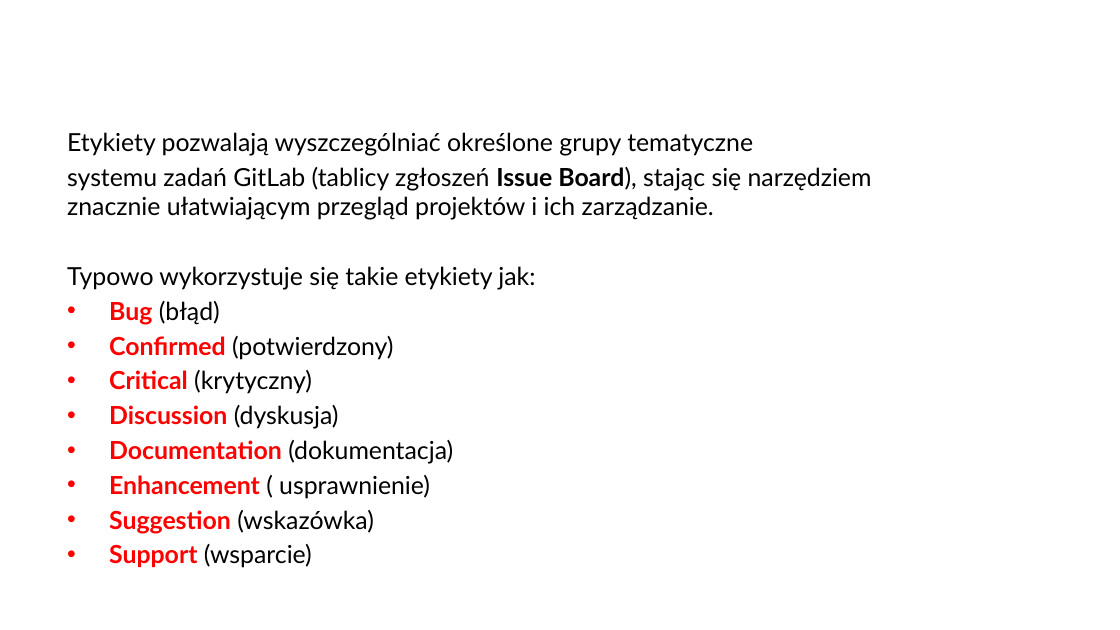
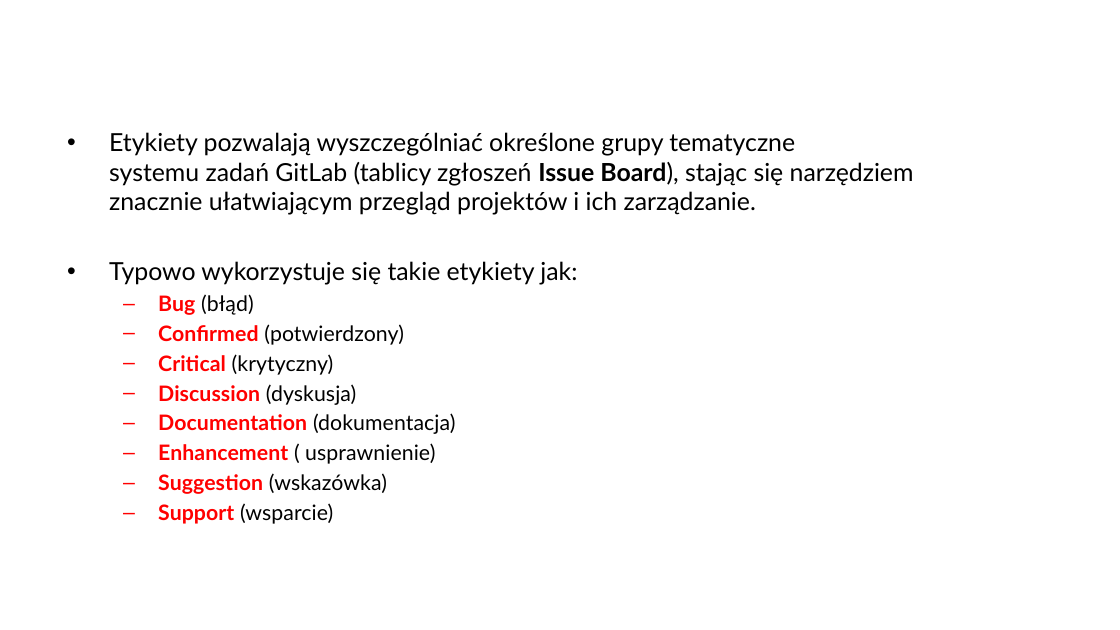
Before and after one commit to arturkwiek/gitlab-tutorial, a slide deck: slide 9 of 10. Git - tutorial - Labels.pptx (slide 7 before the commit). Drawn at 1120x630 pixels with LibreOffice and Linux fonts; fonts in the diff are those of the drawing; background and template pictures are left out. Boxes give left, top, right and bottom in pixels: in the first picture for what was removed or moved away, otherwise in the second. Text is boxed around its words. In the diff, an @@ line names an element or a change of style, - is before the commit and + after.

Commit message:
Kontynuacja prezentacji dot. Etykiet

```diff
--- a/10. Git - tutorial - Labels.pptx
+++ b/10. Git - tutorial - Labels.pptx
@@ text at box(109, 132, 914, 215): text changed @@
-Etykiety pozwalają wyszczególniać określone grupy tematyczne
-systemu zadań GitLab (tablicy zgłoszeń Issue Board), stając się narzędziem
-znacznie ułatwiającym przegląd projektów i ich zarządzanie.
+• Etykiety pozwalają wyszczególniać określone grupy tematyczne
+  systemu zadań GitLab (tablicy zgłoszeń Issue Board), stając się narzędziem
+  znacznie ułatwiającym przegląd projektów i ich zarządzanie.
@@ text at box(109, 261, 577, 524): size 16 to 13.8 pt in "Bug (błąd)", "Confirmed (potwierdzony)", "Critical (krytyczny)", "Discussion (dyskusja)" and 4 more places; bullet none to •; bullet • to –; list level 1 to 2 in "Bug (błąd)"; list level 1 to 2 in "Confirmed (potwierdzony)"; list level 1 to 2 in "Critical (krytyczny)"; list level 1 to 2 in "Discussion (dyskusja)"; list level 1 to 2 in "Documentation (dokumentacja)"; list level 1 to 2 in "Enhancement ( usprawnienie)"; list level 1 to 2 in "Suggestion (wskazówka)"; list level 1 to 2 in "Support (wsparcie)" @@
```
Also in this commit, not shown: 1 other slide changed, 6 slides added.
